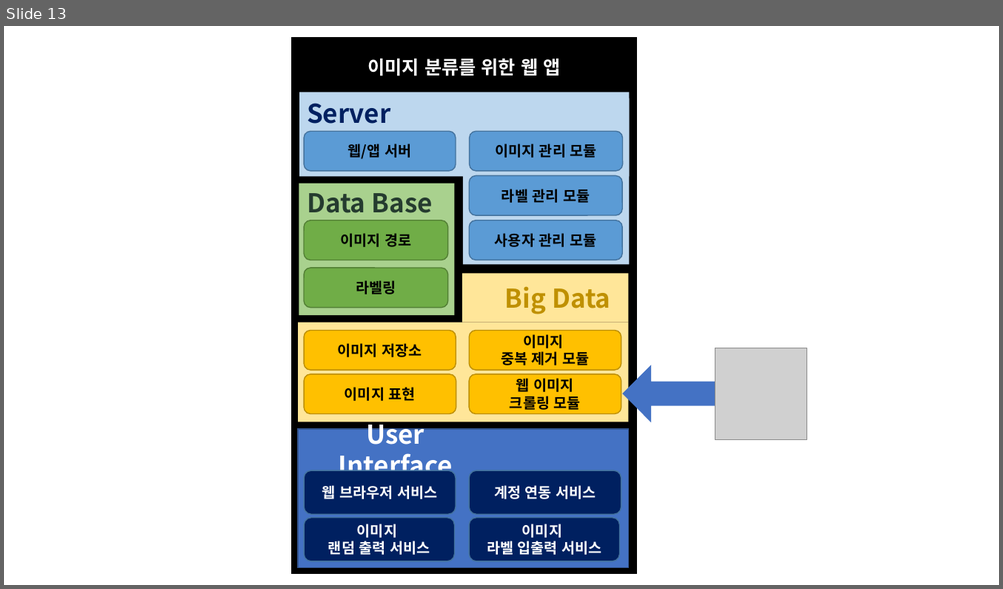
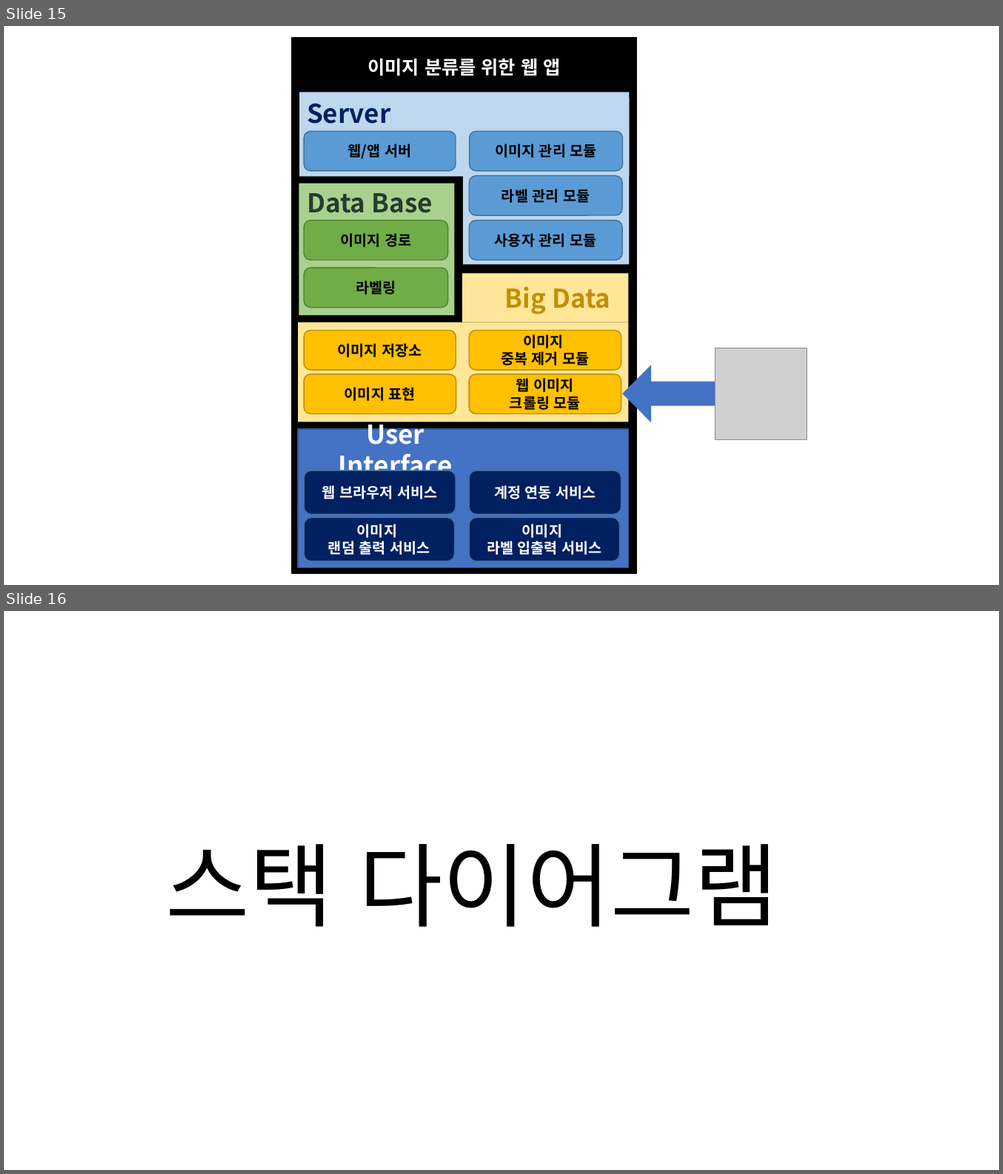
Before and after one commit to DCUSnSLab/Image-Labeling-Project, a slide deck: mdRes/Image_Labeling_Architecture_(ing).pptx. Shown one above the other, each under a label of ours: slide 13 before the commit, slides 15 and 16 after it. The pictures are 1003x589 and 1003x1174 pixels, drawn with LibreOffice and Linux fonts; fonts in the diff are those of the drawing; grey boxes stand for pictures. Boxes give left, top, right and bottom in pixels: in the first picture for what was removed or moved away, otherwise in the second. Text is boxed around its words. In the diff, an @@ line names an element or a change of style, - is before the commit and + after.

```diff
--- a/mdRes/Image_Labeling_Architecture_(ing).pptx
+++ b/mdRes/Image_Labeling_Architecture_(ing).pptx
@@ slide 16 added at (4, 611, 999, 1170), background #FFFFFF @@
@@ title added at (165, 844, 778, 927), 88 pt, text #000000 @@
+스택 다이어그램
@@ what was slide 13 is now slide 15 @@
```
Also in this commit, not shown: 1 slide changed, 17 other slides added.
